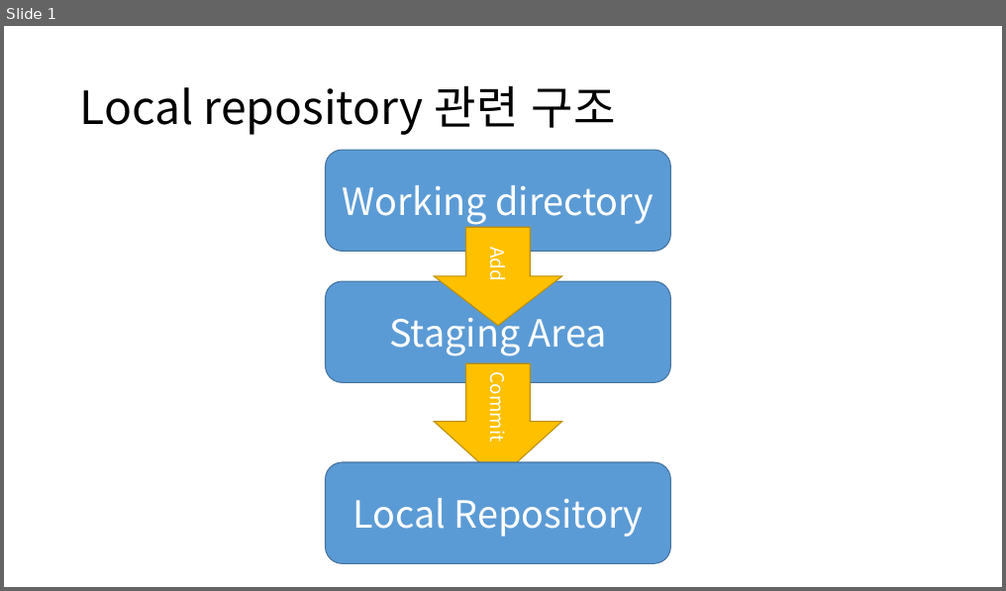
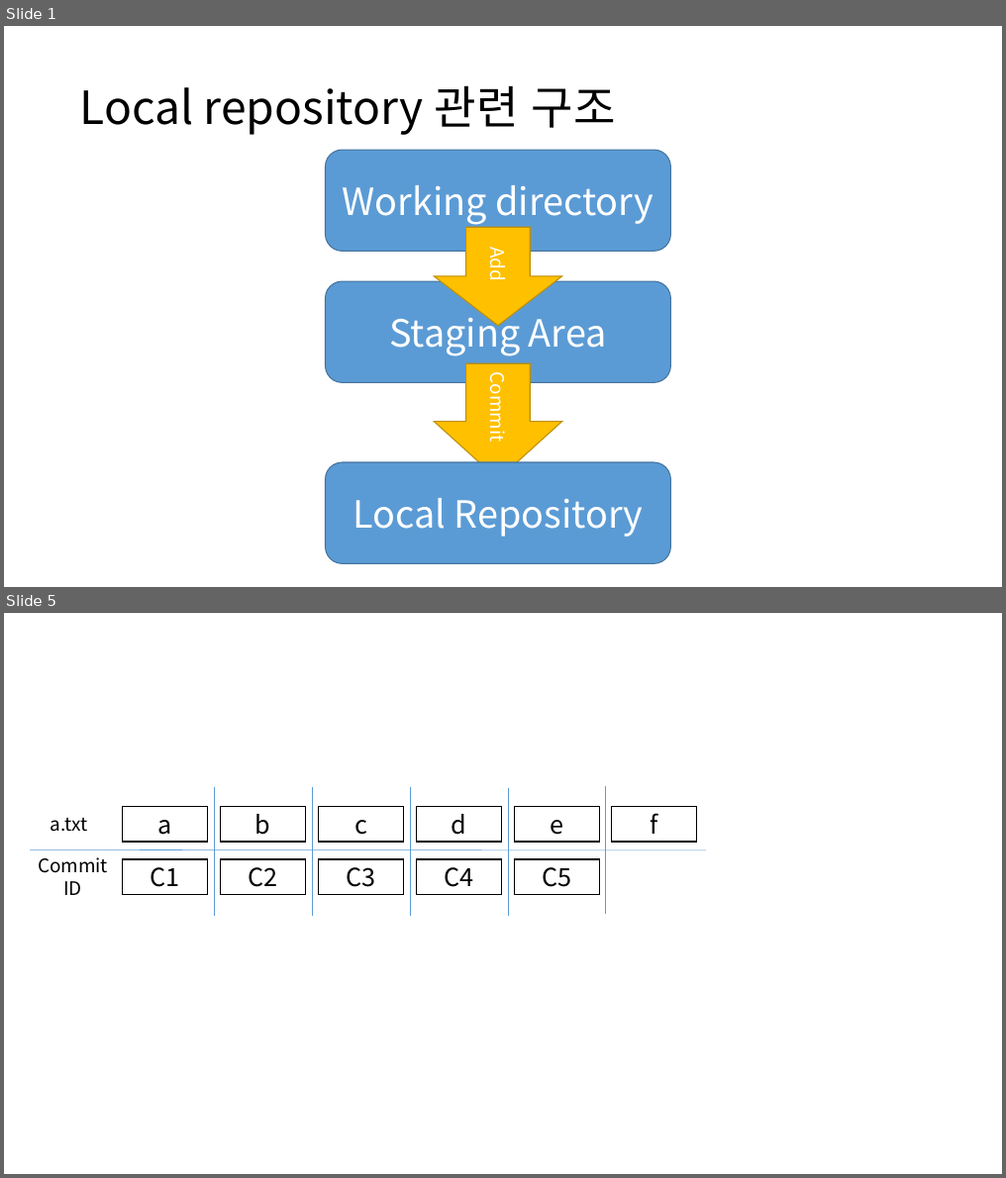
Before and after one commit to xoghk9zla/GameSoftwareEngineering, a slide deck: 깃 간단 정리.pptx. Shown one above the other, each under a label of ours: slide 1 before the commit, slides 1 and 5 after it; the slides between them are not shown. The pictures are 1006x591 and 1006x1178 pixels, drawn with LibreOffice and Linux fonts; fonts in the diff are those of the drawing. Boxes give left, top, right and bottom in pixels: in the first picture for what was removed or moved away, otherwise in the second. Text is boxed around its words. In the diff, an @@ line names an element or a change of style, - is before the commit and + after.

```diff
--- a/깃 간단 정리.pptx
+++ b/깃 간단 정리.pptx
@@ slide 5 added at (4,613,1002,1174), background #FFFFFF @@
@@ line added from (214, 787) to (214, 916), #5B9BD5 0.5 pt @@
@@ line added from (312, 787) to (312, 916), #5B9BD5 0.5 pt @@
@@ line added from (410, 787) to (410, 916), #5B9BD5 0.5 pt @@
@@ line added from (508, 788) to (508, 916), #5B9BD5 0.5 pt @@
@@ line added from (605, 786) to (605, 914), #5B9BD5 0.5 pt @@
@@ text added at (50,818,87,832), 18 pt, text #000000 @@
+a.txt
@@ rectangle added at (122,807,208,842), fill #FFFFFF, outline #000000 1 pt, 24 pt, text #000000 @@
+a
@@ rectangle added at (221,807,306,842), fill #FFFFFF, outline #000000 1 pt, 24 pt, text #000000 @@
+b
@@ rectangle added at (319,807,404,842), fill #FFFFFF, outline #000000 1 pt, 24 pt, text #000000 @@
+c
@@ rectangle added at (417,807,502,842), fill #FFFFFF, outline #000000 1 pt, 24 pt, text #000000 @@
+d
@@ rectangle added at (515,807,600,842), fill #FFFFFF, outline #000000 1 pt, 24 pt, text #000000 @@
+e
@@ rectangle added at (611,807,696,842), fill #FFFFFF, outline #000000 1 pt, 24 pt, text #000000 @@
+f
@@ line added from (30, 851) to (706, 851), #5B9BD5 0.5 pt @@
@@ text added at (38,858,108,895), 18 pt, text #000000 @@
+Commit ID
@@ rectangle added at (122,860,208,894), fill #FFFFFF, outline #000000 1 pt, 24 pt, text #000000 @@
+C1
@@ rectangle added at (220,860,305,894), fill #FFFFFF, outline #000000 1 pt, 24 pt, text #000000 @@
+C2
@@ rectangle added at (319,860,404,894), fill #FFFFFF, outline #000000 1 pt, 24 pt, text #000000 @@
+C3
@@ rectangle added at (417,860,502,894), fill #FFFFFF, outline #000000 1 pt, 24 pt, text #000000 @@
+C4
@@ rectangle added at (515,860,600,894), fill #FFFFFF, outline #000000 1 pt, 24 pt, text #000000 @@
+C5
```
Also in this commit, not shown: 1 slide changed, 14 other slides added, 7 other files.
